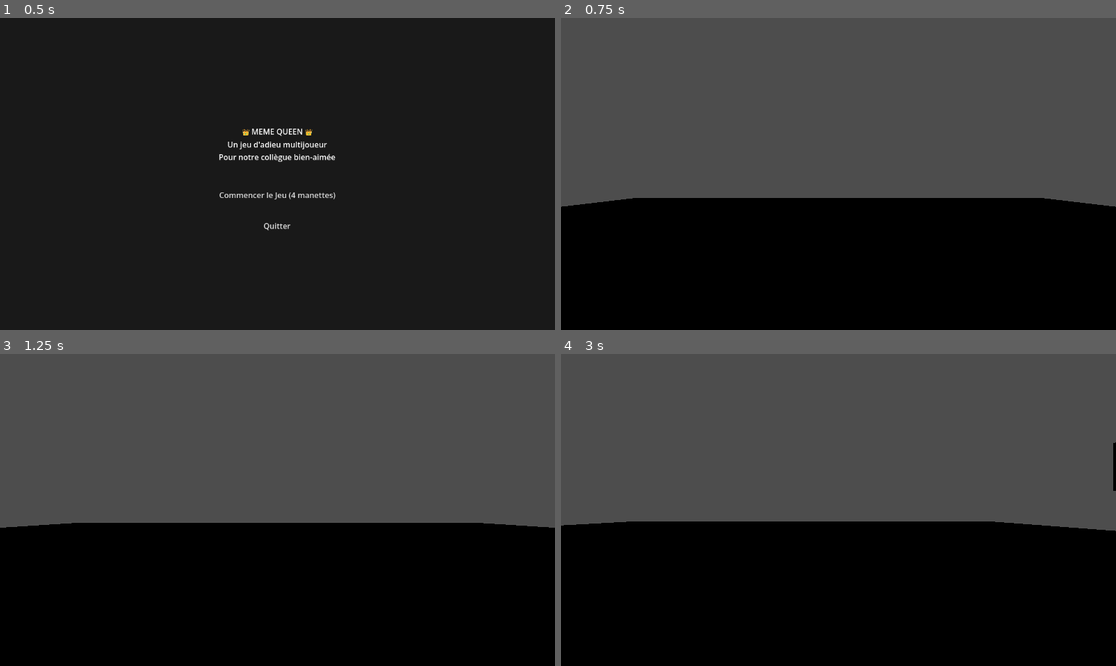
Above: before the commit, frames 1-4 (two rows, left to right).
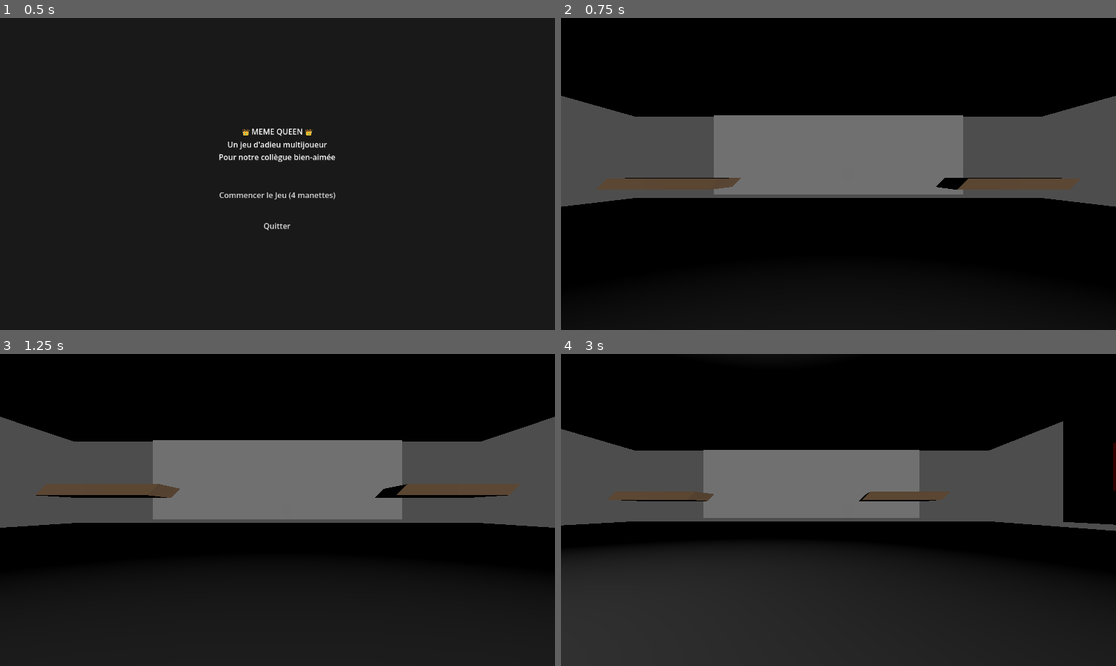
Above: after the commit, the same moments.

Repository: ArKZbeb/jeuApoorva
Game: Godot game, scene res://scenes/menu.tscn
The game is run twice, just before and just after one commit, with the same random seed, the same clock (stepped at 60 frames per second) and the same inputs.
Inputs (mouse positions are in pixels of both pictures, inside the frame that each line leads up to):
- Up to frame 1 (0.5 s): no input
- Up to frame 2 (0.75 s): click "Commencer le Jeu (4 manettes)" at 0.5 s
- Up to frame 3 (1.25 s): no input
- Up to frame 4 (3 s): tap Enter (ui_accept) at 1.25, 1.52, 2.27 s; move the mouse to (960, 494) at 1.27 s; hold Right (ui_right) 1.28-2.03 s; tap Space at 1.35 s; click (960, 494) at 1.42 s; move the mouse to (727, 525) at 2.02 s; hold Down (ui_down) 2.03-2.78 s; tap E at 2.1 s; move the mouse to (894, 441) at 2.77 s; hold Right (ui_right) from 2.78 s (still down); hold Q from 2.78 s (still down)

Frame 1 is identical in both runs. In frame 2, 43% of the frame differs, in the area x 0-100%, y 0-57%; in frame 3, 55%; in frame 4, 72%, in the area x 0-100%, y 0-100%.

Commit message:
Add decorations, hidden treasures, and enhanced lighting to all scenes
- Salle des aventures: Added 6 support columns, horizontal beams, and ceiling
- Added hidden treasures with glowing spheres (gold, silver, red) in corners
- Bureau: Added walls, desks, cabinets, and ceiling for office ambiance
- Mur des messages: Added purple accent walls, special purple lighting, and ceiling
- Enhanced overall lighting with corner lights and atmospheric effects
- All scenes now have more visual depth and environmental details

Diff:
--- a/godot_jeu/scenes/bureau.tscn
+++ b/godot_jeu/scenes/bureau.tscn
@@ -14,6 +14,15 @@
 
 [sub_resource type="StandardMaterial3D" id="Material_Red"]
 albedo_color = Color(1.0, 0.0, 0.0, 1.0)
+
+[sub_resource type="StandardMaterial3D" id="Material_Wood"]
+albedo_color = Color(0.4, 0.3, 0.2, 1.0)
+
+[sub_resource type="StandardMaterial3D" id="Material_DarkGray"]
+albedo_color = Color(0.2, 0.2, 0.2, 1.0)
+
+[sub_resource type="StandardMaterial3D" id="Material_White"]
+albedo_color = Color(0.9, 0.9, 0.9, 1.0)
 
 [sub_resource type="BoxShape3D" id="BoxShape3D_1"]
 [sub_resource type="CapsuleMesh" id="CapsuleMesh_1"]
@@ -86,6 +95,94 @@
 transform = Transform3D(0.5, -0.707107, 0.5, 0.707107, 0, 0.707107, -0.5, 0.707107, 0.5, 0, 10, 0)
 energy_multiplier = 1.5
 
+[node name="PointLight3D" type="OmniLight3D" parent="."]
+transform = Transform3D(1, 0, 0, 0, 1, 0, 0, 0, 1, 0, 5, 5)
+omni_range = 15.0
+
+[node name="Walls" type="Node3D" parent="."]
+
+[node name="LeftWall" type="StaticBody3D" parent="Walls"]
+transform = Transform3D(1, 0, 0, 0, 10, 0, 0, 0, 30, -25, 5, 0)
+
+[node name="Mesh" type="MeshInstance3D" parent="Walls/LeftWall"]
+mesh = SubResource("BoxMesh_1")
+material_override = SubResource("Material_Gray")
+
+[node name="CollisionShape3D" type="CollisionShape3D" parent="Walls/LeftWall"]
+shape = SubResource("BoxShape3D_1")
+
+[node name="RightWall" type="StaticBody3D" parent="Walls"]
+transform = Transform3D(1, 0, 0, 0, 10, 0, 0, 0, 30, 25, 5, 0)
+
+[node name="Mesh" type="MeshInstance3D" parent="Walls/RightWall"]
+mesh = SubResource("BoxMesh_1")
+material_override = SubResource("Material_Gray")
+
+[node name="CollisionShape3D" type="CollisionShape3D" parent="Walls/RightWall"]
+shape = SubResource("BoxShape3D_1")
+
+[node name="BackWall" type="StaticBody3D" parent="Walls"]
+transform = Transform3D(30, 0, 0, 0, 10, 0, 0, 0, 1, 0, 5, -25)
+
+[node name="Mesh" type="MeshInstance3D" parent="Walls/BackWall"]
+mesh = SubResource("BoxMesh_1")
+material_override = SubResource("Material_Gray")
+
+[node name="CollisionShape3D" type="CollisionShape3D" parent="Walls/BackWall"]
+shape = SubResource("BoxShape3D_1")
+
+[node name="Furniture" type="Node3D" parent="."]
+
+[node name="Desk1" type="StaticBody3D" parent="Furniture"]
+transform = Transform3D(5, 0.5, 0, 0, 0.5, 0, 0, 0, 2, -8, 2, -10)
+
+[node name="Mesh" type="MeshInstance3D" parent="Furniture/Desk1"]
+mesh = SubResource("BoxMesh_1")
+material_override = SubResource("Material_Wood")
+
+[node name="CollisionShape3D" type="CollisionShape3D" parent="Furniture/Desk1"]
+shape = SubResource("BoxShape3D_1")
+
+[node name="Desk2" type="StaticBody3D" parent="Furniture"]
+transform = Transform3D(5, 0.5, 0, 0, 0.5, 0, 0, 0, 2, 8, 2, -10)
+
+[node name="Mesh" type="MeshInstance3D" parent="Furniture/Desk2"]
+mesh = SubResource("BoxMesh_1")
+material_override = SubResource("Material_Wood")
+
+[node name="CollisionShape3D" type="CollisionShape3D" parent="Furniture/Desk2"]
+shape = SubResource("BoxShape3D_1")
+
+[node name="Cabinet1" type="StaticBody3D" parent="Furniture"]
+transform = Transform3D(2, 3, 0, 0, 3, 0, 0, 0, 2, -20, 3, 5)
+
+[node name="Mesh" type="MeshInstance3D" parent="Furniture/Cabinet1"]
+mesh = SubResource("BoxMesh_1")
+material_override = SubResource("Material_DarkGray")
+
+[node name="CollisionShape3D" type="CollisionShape3D" parent="Furniture/Cabinet1"]
+shape = SubResource("BoxShape3D_1")
+
+[node name="Cabinet2" type="StaticBody3D" parent="Furniture"]
+transform = Transform3D(2, 3, 0, 0, 3, 0, 0, 0, 2, 20, 3, 5)
+
+[node name="Mesh" type="MeshInstance3D" parent="Furniture/Cabinet2"]
+mesh = SubResource("BoxMesh_1")
+material_override = SubResource("Material_DarkGray")
+
+[node name="CollisionShape3D" type="CollisionShape3D" parent="Furniture/Cabinet2"]
+shape = SubResource("BoxShape3D_1")
+
+[node name="Ceiling" type="StaticBody3D" parent="."]
+transform = Transform3D(50, 0, 0, 0, 1, 0, 0, 0, 50, 0, 10, 0)
+
+[node name="Mesh" type="MeshInstance3D" parent="Ceiling"]
+mesh = SubResource("BoxMesh_1")
+material_override = SubResource("Material_White")
+
+[node name="CollisionShape3D" type="CollisionShape3D" parent="Ceiling"]
+shape = SubResource("BoxShape3D_1")
+
 [node name="Ground" type="StaticBody3D" parent="."]
 transform = Transform3D(50, 0, 0, 0, 1, 0, 0, 0, 50, 0, -1, 0)
 
--- a/godot_jeu/scenes/mur_messages.tscn
+++ b/godot_jeu/scenes/mur_messages.tscn
@@ -13,6 +13,15 @@
 
 [sub_resource type="StandardMaterial3D" id="Material_Yellow"]
 albedo_color = Color(1.0, 1.0, 0.0, 1.0)
+
+[sub_resource type="StandardMaterial3D" id="Material_DarkGray"]
+albedo_color = Color(0.2, 0.2, 0.2, 1.0)
+
+[sub_resource type="StandardMaterial3D" id="Material_Purple"]
+albedo_color = Color(0.6, 0.2, 0.8, 1.0)
+emission_enabled = true
+emission = Color(0.6, 0.2, 0.8, 1.0)
+emission_energy_multiplier = 0.2
 
 [sub_resource type="BoxShape3D" id="BoxShape3D_1"]
 [sub_resource type="CapsuleMesh" id="CapsuleMesh_1"]
@@ -91,6 +100,60 @@
 transform = Transform3D(0.5, -0.707107, 0.5, 0.707107, 0, 0.707107, -0.5, 0.707107, 0.5, 0, 10, 0)
 energy_multiplier = 1.5
 
+[node name="SpecialLighting" type="Node3D" parent="."]
+
+[node name="PurpleLight1" type="OmniLight3D" parent="SpecialLighting"]
+transform = Transform3D(1, 0, 0, 0, 1, 0, 0, 0, 1, -8, 8, 5)
+omni_range = 12.0
+light_color = Color(0.8, 0.2, 1, 1)
+
+[node name="PurpleLight2" type="OmniLight3D" parent="SpecialLighting"]
+transform = Transform3D(1, 0, 0, 0, 1, 0, 0, 0, 1, 8, 8, 5)
+omni_range = 12.0
+light_color = Color(0.8, 0.2, 1, 1)
+
+[node name="SpecialWalls" type="Node3D" parent="."]
+
+[node name="LeftWall" type="StaticBody3D" parent="SpecialWalls"]
+transform = Transform3D(1, 0, 0, 0, 15, 0, 0, 0, 20, -10, 5, 0)
+
+[node name="Mesh" type="MeshInstance3D" parent="SpecialWalls/LeftWall"]
+mesh = SubResource("BoxMesh_1")
+material_override = SubResource("Material_Purple")
+
+[node name="CollisionShape3D" type="CollisionShape3D" parent="SpecialWalls/LeftWall"]
+shape = SubResource("BoxShape3D_1")
+
+[node name="RightWall" type="StaticBody3D" parent="SpecialWalls"]
+transform = Transform3D(1, 0, 0, 0, 15, 0, 0, 0, 20, 10, 5, 0)
+
+[node name="Mesh" type="MeshInstance3D" parent="SpecialWalls/RightWall"]
+mesh = SubResource("BoxMesh_1")
+material_override = SubResource("Material_Purple")
+
+[node name="CollisionShape3D" type="CollisionShape3D" parent="SpecialWalls/RightWall"]
+shape = SubResource("BoxShape3D_1")
+
+[node name="BackWall" type="StaticBody3D" parent="SpecialWalls"]
+transform = Transform3D(20, 0, 0, 0, 15, 0, 0, 0, 1, 0, 5, -5)
+
+[node name="Mesh" type="MeshInstance3D" parent="SpecialWalls/BackWall"]
+mesh = SubResource("BoxMesh_1")
+material_override = SubResource("Material_DarkGray")
+
+[node name="CollisionShape3D" type="CollisionShape3D" parent="SpecialWalls/BackWall"]
+shape = SubResource("BoxShape3D_1")
+
+[node name="Ceiling" type="StaticBody3D" parent="."]
+transform = Transform3D(20, 0, 0, 0, 1, 0, 0, 0, 25, 0, 15, 5)
+
+[node name="Mesh" type="MeshInstance3D" parent="Ceiling"]
+mesh = SubResource("BoxMesh_1")
+material_override = SubResource("Material_DarkGray")
+
+[node name="CollisionShape3D" type="CollisionShape3D" parent="Ceiling"]
+shape = SubResource("BoxShape3D_1")
+
 [node name="Ground" type="StaticBody3D" parent="."]
 transform = Transform3D(50, 0, 0, 0, 1, 0, 0, 0, 50, 0, -1, 0)
 
--- a/godot_jeu/scenes/salle_aventures.tscn
+++ b/godot_jeu/scenes/salle_aventures.tscn
@@ -14,7 +14,13 @@
 albedo_color = Color(0.5, 0.5, 0.5, 1.0)
 
 [sub_resource type="StandardMaterial3D" id="Material_Floor"]
-albedo_color = Color(0.3, 0.3, 0.3, 1.0)
+albedo_color = Color(0.25, 0.25, 0.25, 1.0)
+
+[sub_resource type="StandardMaterial3D" id="Material_Ceiling"]
+albedo_color = Color(0.2, 0.2, 0.2, 1.0)
+
+[sub_resource type="StandardMaterial3D" id="Material_Wood"]
+albedo_color = Color(0.4, 0.3, 0.2, 1.0)
 
 [sub_resource type="CylinderMesh" id="CylinderMesh_1"]
 
@@ -40,6 +46,29 @@
 [sub_resource type="CapsuleMesh" id="CapsuleMesh_1"]
 [sub_resource type="StandardMaterial3D" id="Material_Cyan"]
 albedo_color = Color(0.0, 1.0, 1.0, 1.0)
+
+[sub_resource type="StandardMaterial3D" id="Material_Gold"]
+albedo_color = Color(1.0, 0.85, 0.0, 1.0)
+emission_enabled = true
+emission = Color(1.0, 0.85, 0.0, 1.0)
+emission_energy_multiplier = 0.3
+
+[sub_resource type="StandardMaterial3D" id="Material_Silver"]
+albedo_color = Color(0.8, 0.8, 0.8, 1.0)
+emission_enabled = true
+emission = Color(0.9, 0.9, 0.9, 1.0)
+emission_energy_multiplier = 0.2
+
+[sub_resource type="StandardMaterial3D" id="Material_Red"]
+albedo_color = Color(1.0, 0.2, 0.2, 1.0)
+emission_enabled = true
+emission = Color(1.0, 0.2, 0.2, 1.0)
+emission_energy_multiplier = 0.3
+
+[sub_resource type="SphereMesh" id="SphereMesh_1"]
+
+[sub_resource type="SphereShape3D" id="SphereShape3D_1"]
+radius = 0.5
 
 [sub_resource type="CapsuleShape3D" id="CapsuleShape3D_1"]
 [sub_resource type="CylinderShape3D" id="CylinderShape3D_1"]
@@ -111,44 +140,108 @@
 transform = Transform3D(1, 0, 0, 0, 1, 0, 0, 0, 1, 0, 5, 0)
 omni_range = 20.0
 
-[node name="Ground" type="StaticBody3D" parent="."]
-transform = Transform3D(50, 0, 0, 0, 1, 0, 0, 0, 50, 0, -1, 0)
-
-[node name="Mesh" type="MeshInstance3D" parent="Ground"]
-mesh = SubResource("BoxMesh_1")
-material_override = SubResource("Material_Floor")
-
-[node name="CollisionShape3D" type="CollisionShape3D" parent="Ground"]
-shape = SubResource("BoxShape3D_1")
-
-[node name="LeftWall" type="StaticBody3D" parent="."]
-transform = Transform3D(1, 0, 0, 0, 10, 0, 0, 0, 30, -15, 5, 0)
-
-[node name="Mesh" type="MeshInstance3D" parent="LeftWall"]
-mesh = SubResource("BoxMesh_1")
-material_override = SubResource("Material_Gray")
-
-[node name="CollisionShape3D" type="CollisionShape3D" parent="LeftWall"]
-shape = SubResource("BoxShape3D_1")
-
-[node name="RightWall" type="StaticBody3D" parent="."]
-transform = Transform3D(1, 0, 0, 0, 10, 0, 0, 0, 30, 15, 5, 0)
-
-[node name="Mesh" type="MeshInstance3D" parent="RightWall"]
-mesh = SubResource("BoxMesh_1")
-material_override = SubResource("Material_Gray")
-
-[node name="CollisionShape3D" type="CollisionShape3D" parent="RightWall"]
-shape = SubResource("BoxShape3D_1")
-
-[node name="BackWall" type="StaticBody3D" parent="."]
-transform = Transform3D(30, 0, 0, 0, 10, 0, 0, 0, 1, 0, 5, 15)
-
-[node name="Mesh" type="MeshInstance3D" parent="BackWall"]
-mesh = SubResource("BoxMesh_1")
-material_override = SubResource("Material_Gray")
-
-[node name="CollisionShape3D" type="CollisionShape3D" parent="BackWall"]
+[node name="CornerLight1" type="OmniLight3D" parent="."]
+transform = Transform3D(1, 0, 0, 0, 1, 0, 0, 0, 1, -12, 8, -8)
+omni_range = 10.0
+light_color = Color(0.6, 0.8, 1, 1)
+
+[node name="CornerLight2" type="OmniLight3D" parent="."]
+transform = Transform3D(1, 0, 0, 0, 1, 0, 0, 0, 1, 12, 8, -8)
+omni_range = 10.0
+light_color = Color(0.6, 0.8, 1, 1)
+
+[node name="CornerLight3" type="OmniLight3D" parent="."]
+transform = Transform3D(1, 0, 0, 0, 1, 0, 0, 0, 1, -12, 8, 12)
+omni_range = 10.0
+light_color = Color(0.8, 0.6, 1, 1)
+
+[node name="CornerLight4" type="OmniLight3D" parent="."]
+transform = Transform3D(1, 0, 0, 0, 1, 0, 0, 0, 1, 12, 8, 12)
+omni_range = 10.0
+light_color = Color(0.8, 0.6, 1, 1)
+
+[node name="Columns" type="Node3D" parent="."]
+
+[node name="Column1" type="StaticBody3D" parent="Columns"]
+transform = Transform3D(2, 0, 0, 0, 8, 0, 0, 0, 2, -10, 4, -5)
+
+[node name="Mesh" type="MeshInstance3D" parent="Columns/Column1"]
+mesh = SubResource("BoxMesh_1")
+material_override = SubResource("Material_Wood")
+
+[node name="CollisionShape3D" type="CollisionShape3D" parent="Columns/Column1"]
+shape = SubResource("BoxShape3D_1")
+
+[node name="Column2" type="StaticBody3D" parent="Columns"]
+transform = Transform3D(2, 0, 0, 0, 8, 0, 0, 0, 2, 0, 4, -5)
+
+[node name="Mesh" type="MeshInstance3D" parent="Columns/Column2"]
+mesh = SubResource("BoxMesh_1")
+material_override = SubResource("Material_Wood")
+
+[node name="CollisionShape3D" type="CollisionShape3D" parent="Columns/Column2"]
+shape = SubResource("BoxShape3D_1")
+
+[node name="Column3" type="StaticBody3D" parent="Columns"]
+transform = Transform3D(2, 0, 0, 0, 8, 0, 0, 0, 2, 10, 4, -5)
+
+[node name="Mesh" type="MeshInstance3D" parent="Columns/Column3"]
+mesh = SubResource("BoxMesh_1")
+material_override = SubResource("Material_Wood")
+
+[node name="CollisionShape3D" type="CollisionShape3D" parent="Columns/Column3"]
+shape = SubResource("BoxShape3D_1")
+
+[node name="Column4" type="StaticBody3D" parent="Columns"]
+transform = Transform3D(2, 0, 0, 0, 8, 0, 0, 0, 2, -10, 4, 10)
+
+[node name="Mesh" type="MeshInstance3D" parent="Columns/Column4"]
+mesh = SubResource("BoxMesh_1")
+material_override = SubResource("Material_Wood")
+
+[node name="CollisionShape3D" type="CollisionShape3D" parent="Columns/Column4"]
+shape = SubResource("BoxShape3D_1")
+
+[node name="Column5" type="StaticBody3D" parent="Columns"]
+transform = Transform3D(2, 0, 0, 0, 8, 0, 0, 0, 2, 0, 4, 10)
+
+[node name="Mesh" type="MeshInstance3D" parent="Columns/Column5"]
+mesh = SubResource("BoxMesh_1")
+material_override = SubResource("Material_Wood")
+
+[node name="CollisionShape3D" type="CollisionShape3D" parent="Columns/Column5"]
+shape = SubResource("BoxShape3D_1")
+
+[node name="Column6" type="StaticBody3D" parent="Columns"]
+transform = Transform3D(2, 0, 0, 0, 8, 0, 0, 0, 2, 10, 4, 10)
+
+[node name="Mesh" type="MeshInstance3D" parent="Columns/Column6"]
+mesh = SubResource("BoxMesh_1")
+material_override = SubResource("Material_Wood")
+
+[node name="CollisionShape3D" type="CollisionShape3D" parent="Columns/Column6"]
+shape = SubResource("BoxShape3D_1")
+
+[node name="Beams" type="Node3D" parent="."]
+
+[node name="BeamHorizontal1" type="StaticBody3D" parent="Beams"]
+transform = Transform3D(20, 0.5, 0, 0, 0.5, 0, 0, 0, 0.8, 0, 10, -5)
+
+[node name="Mesh" type="MeshInstance3D" parent="Beams/BeamHorizontal1"]
+mesh = SubResource("BoxMesh_1")
+material_override = SubResource("Material_Wood")
+
+[node name="CollisionShape3D" type="CollisionShape3D" parent="Beams/BeamHorizontal1"]
+shape = SubResource("BoxShape3D_1")
+
+[node name="BeamHorizontal2" type="StaticBody3D" parent="Beams"]
+transform = Transform3D(20, 0.5, 0, 0, 0.5, 0, 0, 0, 0.8, 0, 10, 10)
+
+[node name="Mesh" type="MeshInstance3D" parent="Beams/BeamHorizontal2"]
+mesh = SubResource("BoxMesh_1")
+material_override = SubResource("Material_Wood")
+
+[node name="CollisionShape3D" type="CollisionShape3D" parent="Beams/BeamHorizontal2"]
 shape = SubResource("BoxShape3D_1")
 
 [node name="Player" type="CharacterBody3D" parent="."]
@@ -261,6 +354,50 @@
 [node name="OmniLight3D" type="OmniLight3D" parent="Enigma6"]
 omni_range = 3.0
 light_color = Color(1, 0, 1, 1)
+
+[node name="HiddenTreasures" type="Node3D" parent="."]
+
+[node name="GoldenSphere1" type="Area3D" parent="HiddenTreasures"]
+transform = Transform3D(1, 0, 0, 0, 1, 0, 0, 0, 1, -14, 0.5, -15)
+
+[node name="Mesh" type="MeshInstance3D" parent="HiddenTreasures/GoldenSphere1"]
+mesh = SubResource("SphereMesh_1")
+material_override = SubResource("Material_Gold")
+
+[node name="CollisionShape3D" type="CollisionShape3D" parent="HiddenTreasures/GoldenSphere1"]
+shape = SubResource("SphereShape3D_1")
+
+[node name="OmniLight3D" type="OmniLight3D" parent="HiddenTreasures/GoldenSphere1"]
+omni_range = 2.0
+light_color = Color(1, 0.85, 0, 1)
+
+[node name="SilverSphere1" type="Area3D" parent="HiddenTreasures"]
+transform = Transform3D(1, 0, 0, 0, 1, 0, 0, 0, 1, 14, 0.5, -15)
+
+[node name="Mesh" type="MeshInstance3D" parent="HiddenTreasures/SilverSphere1"]
+mesh = SubResource("SphereMesh_1")
+material_override = SubResource("Material_Silver")
+
+[node name="CollisionShape3D" type="CollisionShape3D" parent="HiddenTreasures/SilverSphere1"]
+shape = SubResource("SphereShape3D_1")
+
+[node name="OmniLight3D" type="OmniLight3D" parent="HiddenTreasures/SilverSphere1"]
+omni_range = 1.5
+light_color = Color(0.9, 0.9, 0.9, 1)
+
+[node name="RedSphere1" type="Area3D" parent="HiddenTreasures"]
+transform = Transform3D(1, 0, 0, 0, 1, 0, 0, 0, 1, 0, 0.3, -15)
+
+[node name="Mesh" type="MeshInstance3D" parent="HiddenTreasures/RedSphere1"]
+mesh = SubResource("SphereMesh_1")
+material_override = SubResource("Material_Red")
+
+[node name="CollisionShape3D" type="CollisionShape3D" parent="HiddenTreasures/RedSphere1"]
+shape = SubResource("SphereShape3D_1")
+
+[node name="OmniLight3D" type="OmniLight3D" parent="HiddenTreasures/RedSphere1"]
+omni_range = 2.5
+light_color = Color(1, 0.2, 0.2, 1)
 
 [node name="NextSceneButton" type="Area3D" parent="."]
 transform = Transform3D(1, 0, 0, 0, 1, 0, 0, 0, 1, 0, 2, -10)
